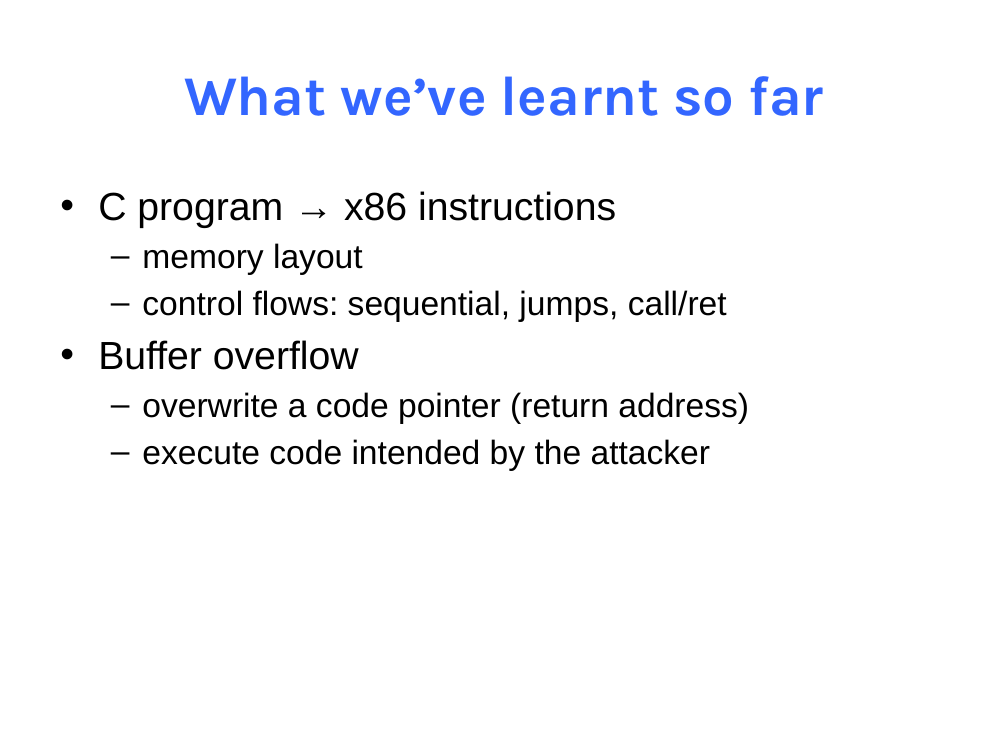
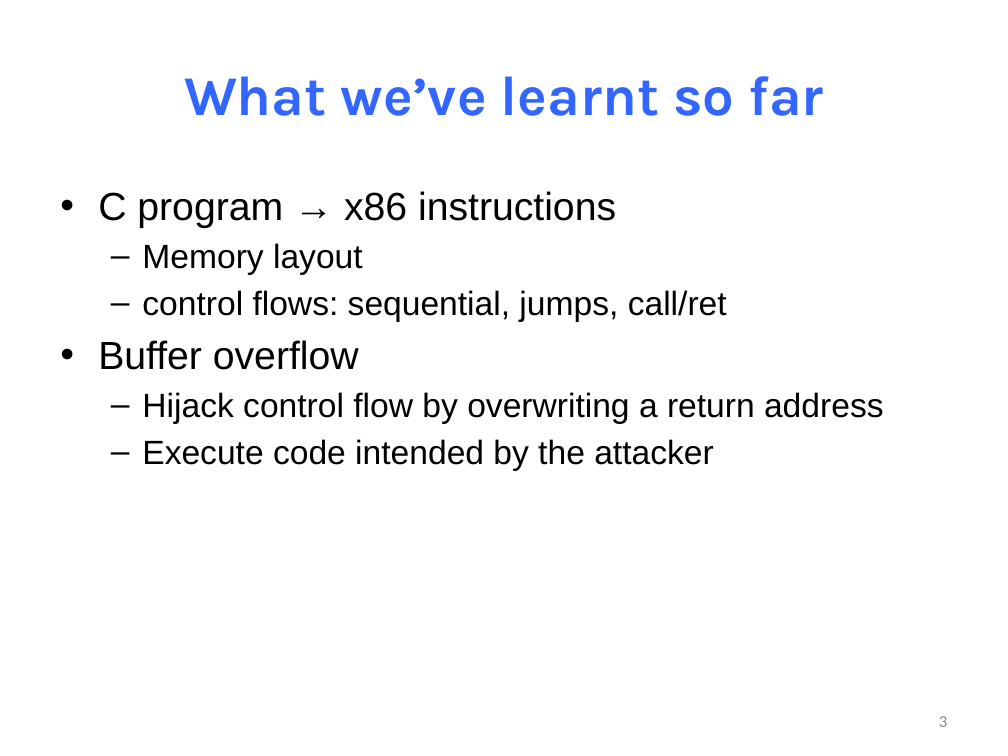
Before and after one commit to NYU-CSO/nyu-cso.github.io, a slide deck: slide 3 of notes/13-optimization-linking.pptx. Drawn at 1008x756 pixels with LibreOffice and Linux fonts; fonts in the diff are those of the drawing. Boxes give left, top, right and bottom in pixels: in the first picture for what was removed or moved away, otherwise in the second. Text is boxed around its words. In the diff, an @@ line names an element or a change of style, - is before the commit and + after.

```diff
--- a/notes/13-optimization-linking.pptx
+++ b/notes/13-optimization-linking.pptx
@@ text at bbox=[142, 243, 363, 275]: text changed @@
-  – memory layout
+  – Memory layout
@@ text at bbox=[142, 392, 884, 471]: text changed @@
-  – overwrite a code pointer (return address)
-  – execute code intended by the attacker
+  – Hijack control flow by overwriting a return address
+  – Execute code intended by the attacker
@@ page number added at bbox=[939, 716, 947, 727], 12 pt, text #8C8C8C @@
+3
```
Also in this commit, not shown: 39 other slides changed, 2 slides added, 3 other files.
